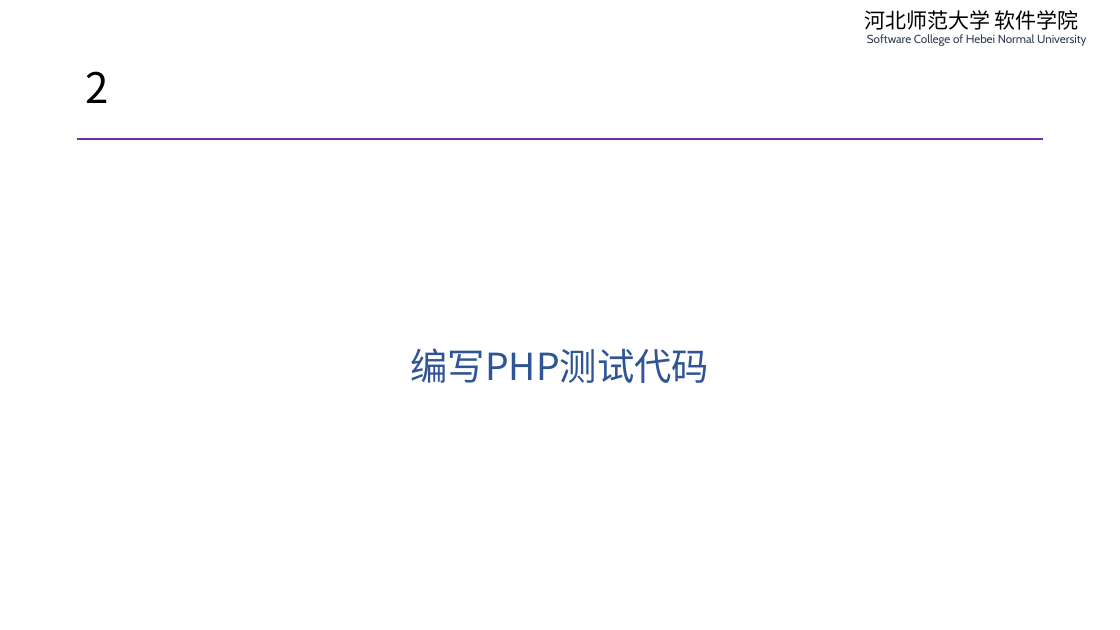
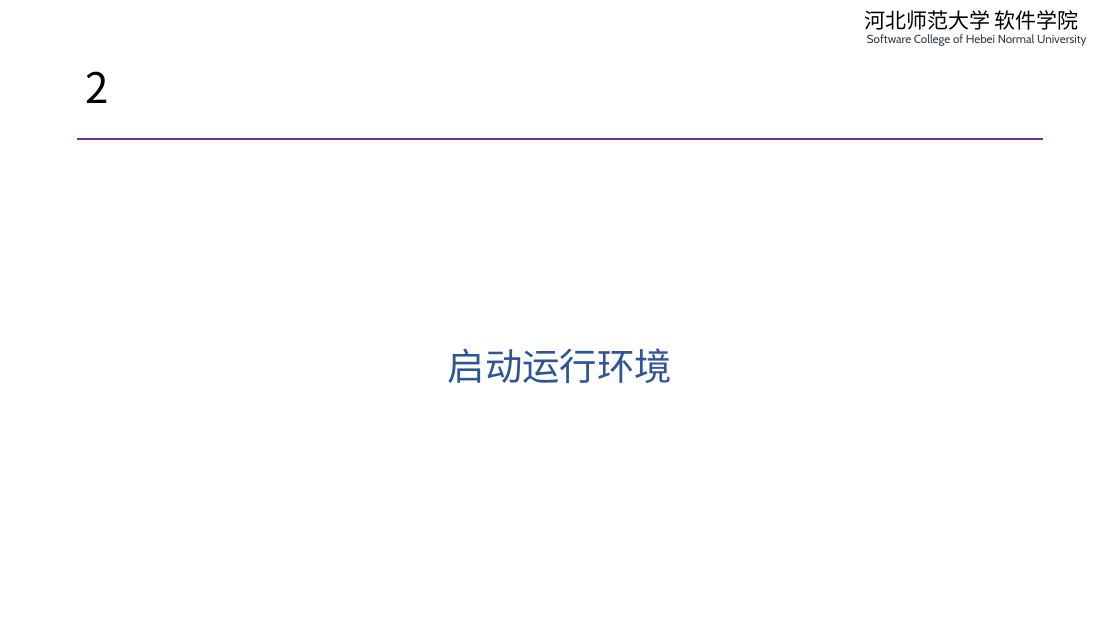
Before and after one commit to edu2act/course-php-serverside-development-on-linux, a slide deck: slide 6 of materials/slides/ch04-complete-lnmp.pptx. Drawn at 1120x630 pixels with LibreOffice and Linux fonts; fonts in the diff are those of the drawing. Boxes give left, top, right and bottom in pixels: in the first picture for what was removed or moved away, otherwise in the second. Text is boxed around its words. In the diff, an @@ line names an element or a change of style, - is before the commit and + after.

```diff
--- a/materials/slides/ch04-complete-lnmp.pptx
+++ b/materials/slides/ch04-complete-lnmp.pptx
@@ text at (x1=448, y1=348, x2=672, y2=383): text changed @@
-编写PHP测试代码
+启动运行环境
```
Also in this commit, not shown: 4 other slides changed, 2 slides added, 2 slides removed, 2 other files.
